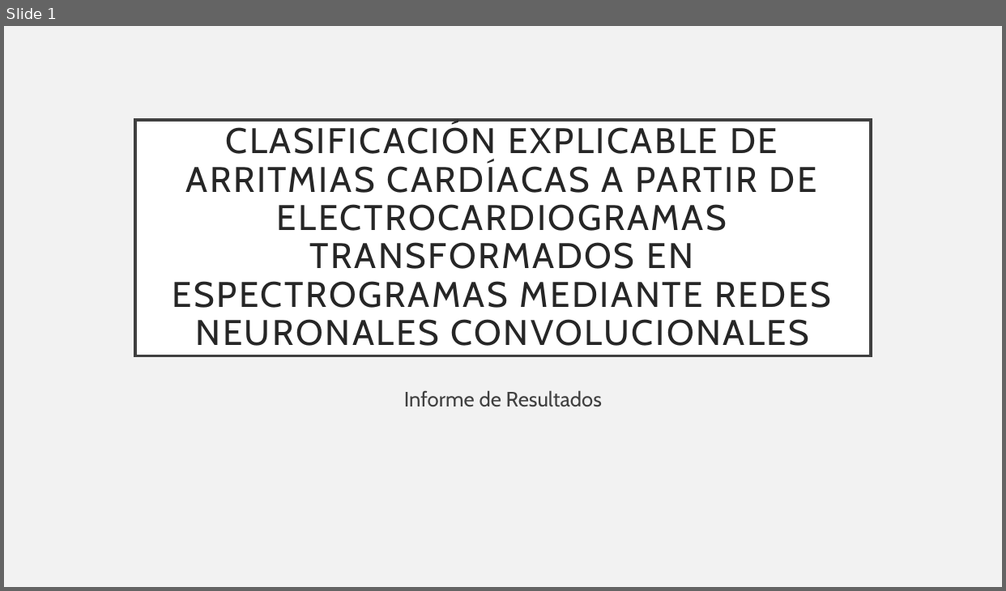
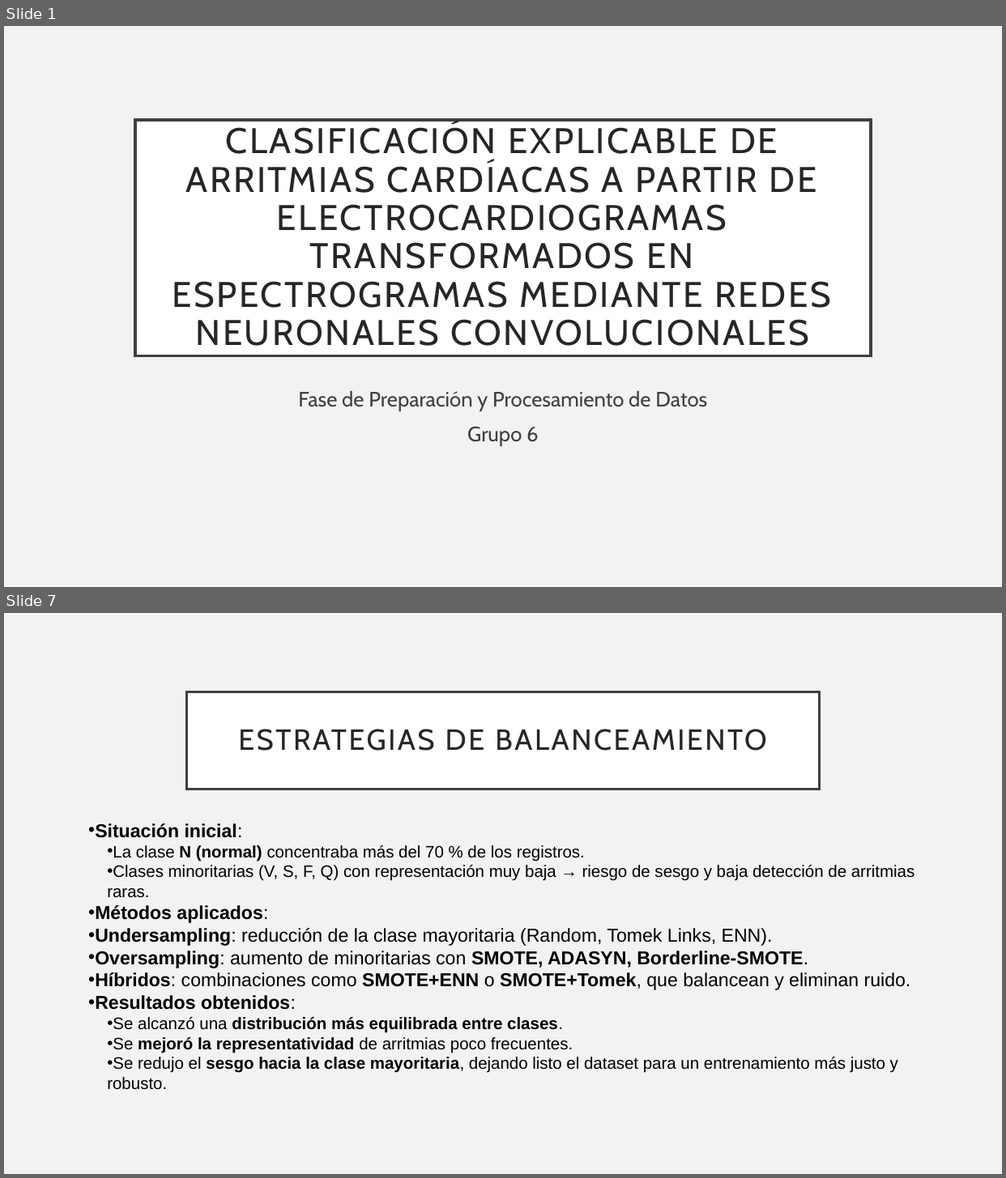
Before and after one commit to luisbustamante-droid/TITULACION_UEES, a slide deck: PresentacionTecnica_Semana2/Clasificación_explicable_dearritmias.pptx. Shown one above the other, each under a label of ours: slide 1 before the commit, slides 1 and 7 after it; the slides between them are not shown. The pictures are 1006x591 and 1006x1178 pixels, drawn with LibreOffice and Linux fonts; fonts in the diff are those of the drawing. Boxes give left, top, right and bottom in pixels: in the first picture for what was removed or moved away, otherwise in the second. Text is boxed around its words. In the diff, an @@ line names an element or a change of style, - is before the commit and + after.

```diff
--- a/PresentacionTecnica_Semana2/Clasificación_explicable_dearritmias.pptx
+++ b/PresentacionTecnica_Semana2/Clasificación_explicable_dearritmias.pptx
@@ slide 7 added at (x1=4, y1=613, x2=1002, y2=1174), background #F2F2F2 @@
@@ title added at (x1=187, y1=692, x2=819, y2=789), fill #FFFFFF, outline #404040 2.5 pt, 28 pt, text #262626 @@
+ESTRATEGIAS DE BALANCEAMIENTO
@@ text added at (x1=95, y1=824, x2=914, y2=1090), 16 pt, text #000000 @@
+• Situación inicial:
+  • La clase N (normal) concentraba más del 70 % de los registros.
+  • Clases minoritarias (V, S, F, Q) con representación muy baja → riesgo de sesgo y baja detección de arritmias raras.
+• Métodos aplicados:
+• Undersampling: reducción de la clase mayoritaria (Random, Tomek Links, ENN).
+• Oversampling: aumento de minoritarias con SMOTE, ADASYN, Borderline-SMOTE.
+• Híbridos: combinaciones como SMOTE+ENN o SMOTE+Tomek, que balancean y eliminan ruido.
+• Resultados obtenidos:
+  • Se alcanzó una distribución más equilibrada entre clases.
+  • Se mejoró la representatividad de arritmias poco frecuentes.
+  • Se redujo el sesgo hacia la clase mayoritaria, dejando listo el dataset para un entrenamiento más justo y robusto.
@@ slide 1 changed as well @@
@@ subtitle at (x1=298, y1=390, x2=707, y2=446): text changed @@
-Informe de Resultados
+Fase de Preparación y Procesamiento de Datos
+Grupo 6
```
Also in this commit, not shown: 2 other slides changed, 6 other slides added, 5 slides removed.
